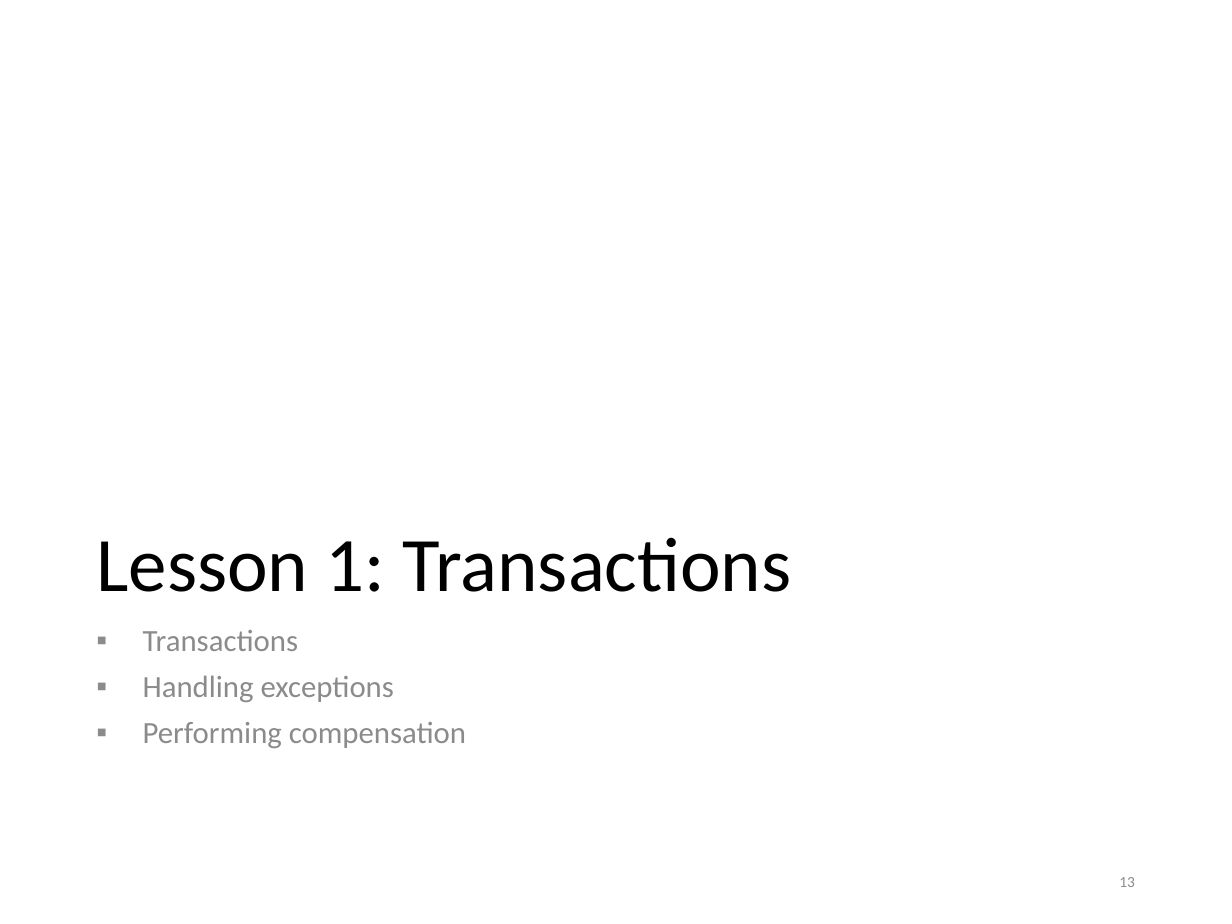
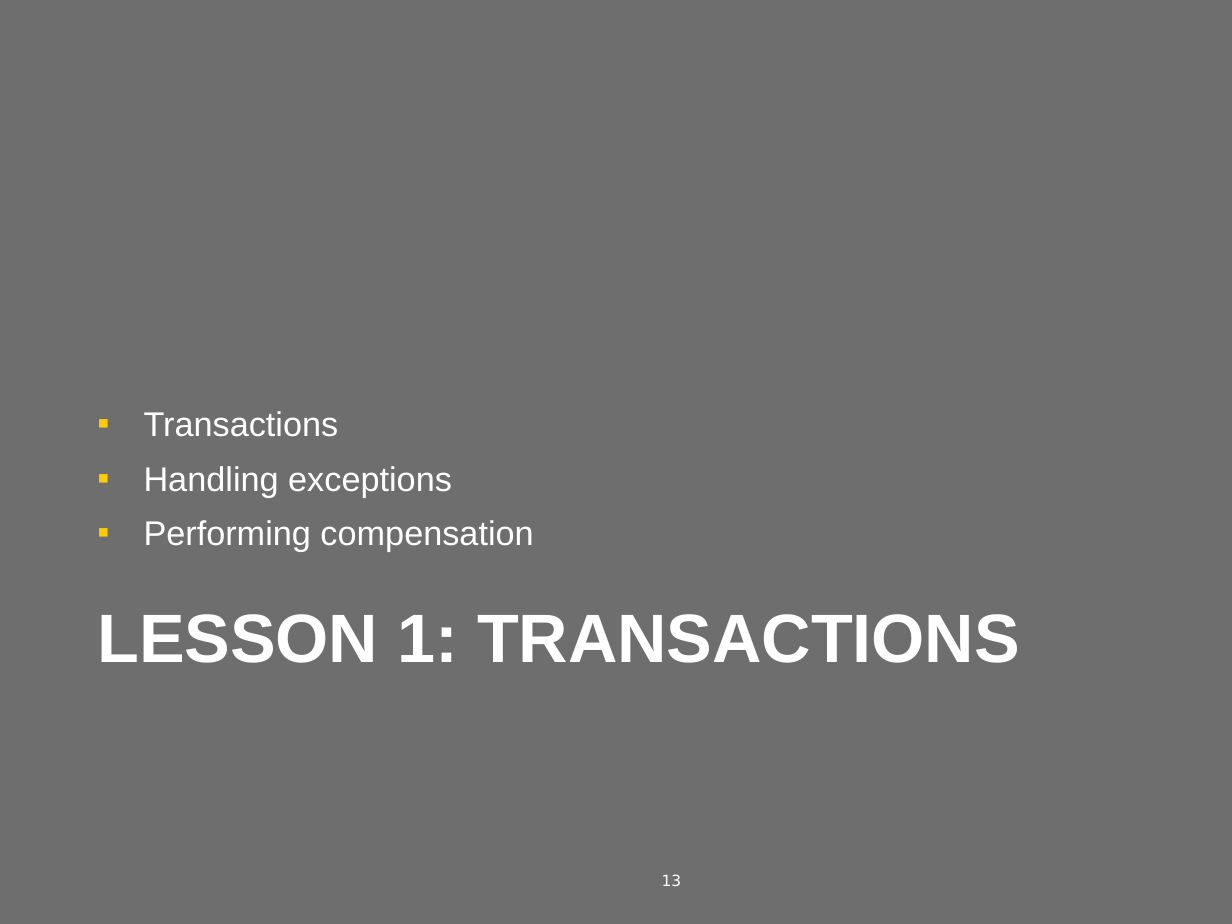
Before and after one commit to wmmihaa/BizTalk-Server---Developing-Integration-Solutions, a slide deck: slide 13 of Slides/Module 10 - Applied Orchestration Techniques.pptx. Drawn at 1232x924 pixels with LibreOffice and Linux fonts; fonts in the diff are those of the drawing. Boxes give left, top, right and bottom in pixels: in the first picture for what was removed or moved away, otherwise in the second. Text is boxed around its words. In the diff, an @@ line names an element or a change of style, - is before the commit and + after.

```diff
--- a/Slides/Module 10 - Applied Orchestration Techniques.pptx
+++ b/Slides/Module 10 - Applied Orchestration Techniques.pptx
@@ background #FFFFFF to #6E6E6E @@
@@ text "Transactions": place and size @@
-text "Transactions" at box(143, 630, 466, 748)
+text "Transactions" at box(144, 411, 533, 552)
@@ text "Transactions" at box(144, 411, 533, 552): size 18 to 20 pt, font Calibri to Arial, text colour #8C8C8C to #FFFFFF; line spacing 0.9 to 1; vertical alignment top to bottom @@
@@ title "LESSON 1: TRANSACTIONS" at box(97, 614, 1020, 663): vertical alignment bottom to top @@
@@ title at box(97, 614, 1020, 663): text changed; size 45 to 40 pt; font Calibri to Arial; text colour #000000 to #FFFFFF; bold on @@
-Lesson 1: Transactions
+LESSON 1: TRANSACTIONS
@@ page number: place and size @@
-page number at box(1119, 877, 1135, 887)
+page number at box(662, 874, 682, 886)
@@ page number at box(662, 874, 682, 886): font Calibri to DejaVu Sans, text colour #8C8C8C to #FFFFFF @@
```
Also in this commit, not shown: 25 other slides changed, 1 slide added, 16 other files.
